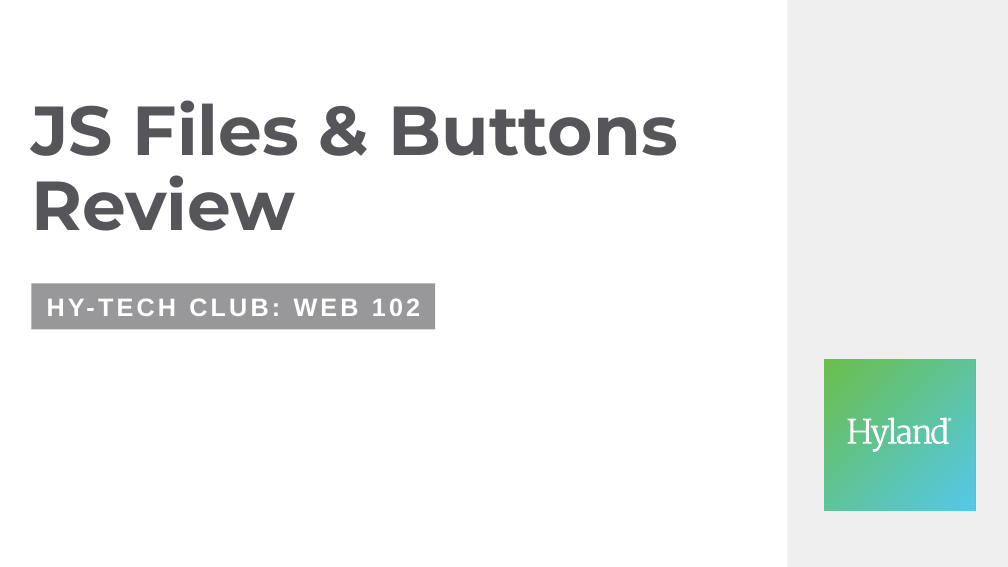
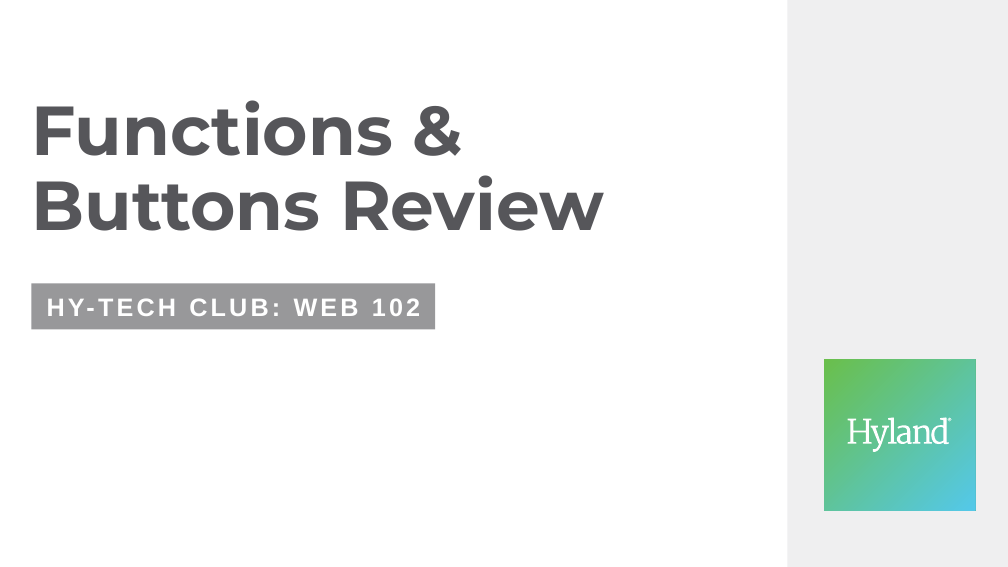
Before and after one commit to hytechclub/web-102, a slide deck: slide 1 of Week04/Review.pptx. Drawn at 1008x567 pixels with LibreOffice and Linux fonts; fonts in the diff are those of the drawing. Boxes give left, top, right and bottom in pixels: in the first picture for what was removed or moved away, otherwise in the second. Text is boxed around its words. In the diff, an @@ line names an element or a change of style, - is before the commit and + after.

```diff
--- a/Week04/Review.pptx
+++ b/Week04/Review.pptx
@@ title at [31,100,604,231]: text changed @@
-JS Files & Buttons Review
+Functions & Buttons Review
```
Also in this commit, not shown: 1 other slide changed, 8 other files.
